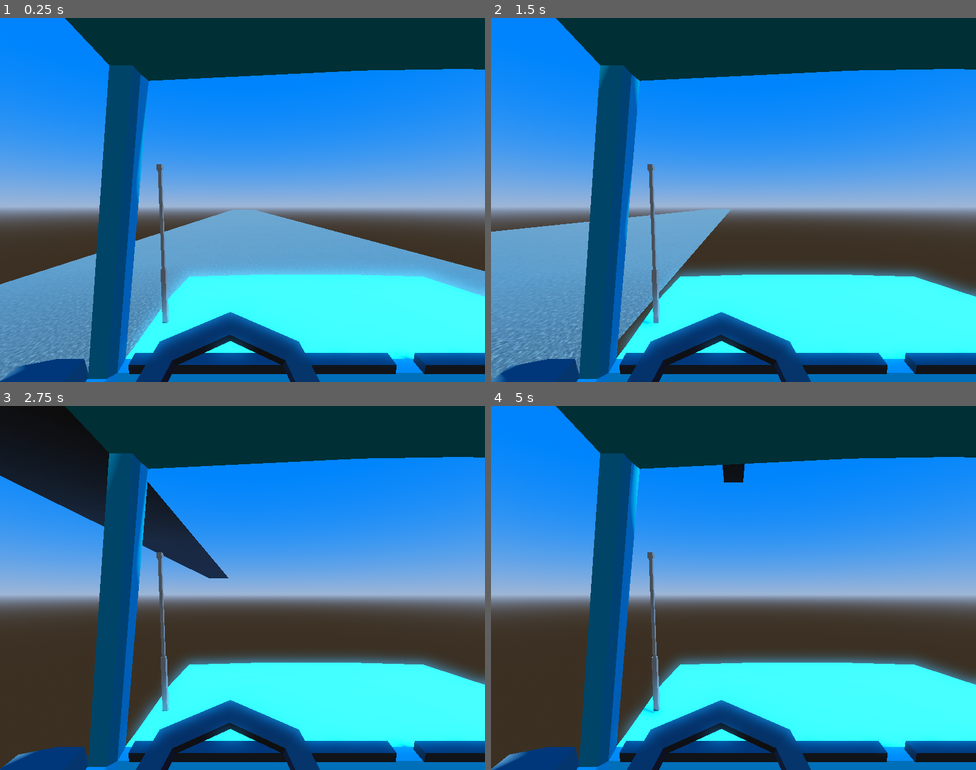
Above: before the commit, frames 1-4 (two rows, left to right).
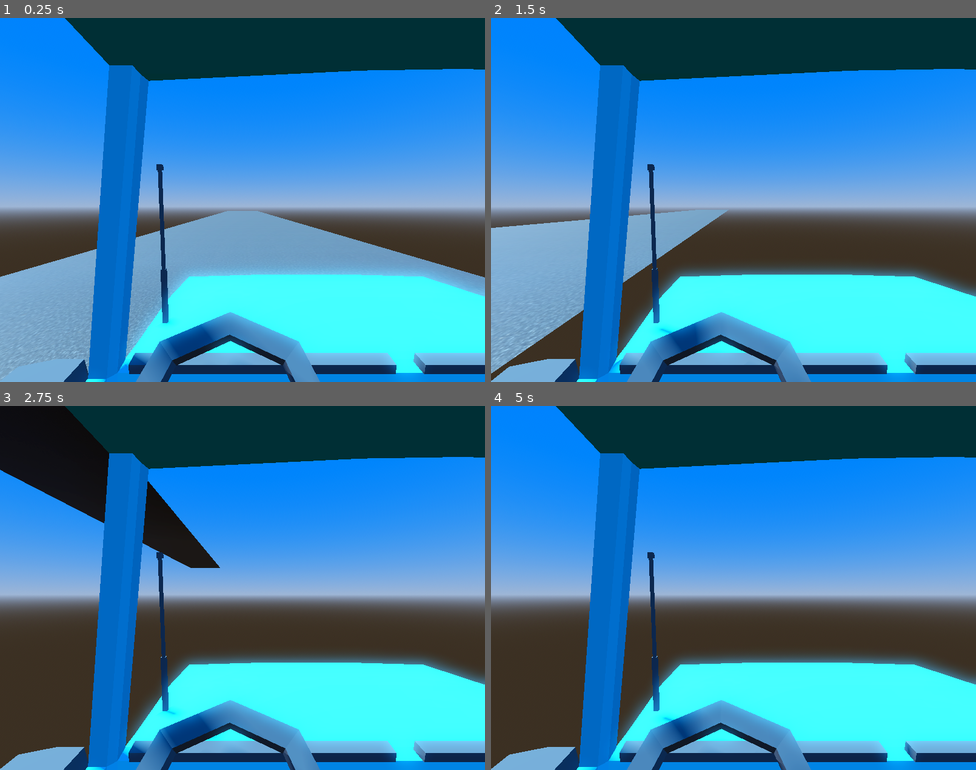
Above: after the commit, the same moments.

Repository: reo6/arcadetrucking
Game: Godot game, scene res://scenes/game.tscn
Same seed, same stepped clock (60 frames per second), same inputs: the game is played once before the commit and once after it.
Inputs:
- Up to frame 1 (0.25 s): no input
- Up to frame 2 (1.5 s): tap Enter at 0.5 s; hold D (turn_right) 0.53-1.28 s; hold S (move_backward) from 1.28 s (still down)
- Up to frame 3 (2.75 s): release S (move_backward) at 2.03 s; hold D (turn_right) from 2.03 s (still down)
- Up to frame 4 (5 s): release D (turn_right) at 2.78 s; hold W (move_forward) 2.78-3.53 s; hold A (turn_left) from 3.53 s (still down)

The runs differ from the first frame. In frame 1, 20% of the frame differs, in the area x 0-100%, y 13-100%; in frame 2, 23%; in frame 3, 16%; in frame 4, 15%.

Commit message:
Add RoadManager with a road generation script

Diff:
--- a/scenes/game.tscn
+++ b/scenes/game.tscn
@@ -1,6 +1,7 @@
-[gd_scene load_steps=8 format=3 uid="uid://d4ljkc7l57udr"]
+[gd_scene load_steps=9 format=3 uid="uid://d4ljkc7l57udr"]
 
-[ext_resource type="PackedScene" uid="uid://dtncvl5af4fhr" path="res://objects/road.glb" id="1_uwrxv"]
+[ext_resource type="Script" uid="uid://hufd4xlq7b6k" path="res://scripts/road_manager.gd" id="1_lbhrr"]
+[ext_resource type="PackedScene" uid="uid://mu3b314l3soy" path="res://scenes/road.tscn" id="1_lnu2h"]
 [ext_resource type="Script" uid="uid://cs0y5pe8qnj2r" path="res://scripts/player.gd" id="2_lnu2h"]
 [ext_resource type="PackedScene" uid="uid://cewenjpq8wbig" path="res://objects/testcar.glb" id="2_yqjtg"]
 
@@ -30,44 +31,18 @@
 transform = Transform3D(-0.866023, -0.433016, 0.250001, 0, 0.499998, 0.866027, -0.500003, 0.749999, -0.43301, 0, 0, 0)
 shadow_enabled = true
 
-[node name="RoadBlocks" type="Node3D" parent="."]
+[node name="RoadManager" type="Node3D" parent="." node_paths=PackedStringArray("player")]
+script = ExtResource("1_lbhrr")
+player = NodePath("../Player")
 
-[node name="Road" parent="RoadBlocks" instance=ExtResource("1_uwrxv")]
-transform = Transform3D(2, 0, 0, 0, 2, 0, 0, 0, 2, -10.549, 9.53674e-07, 0.0019331)
-
-[node name="Road2" parent="RoadBlocks" instance=ExtResource("1_uwrxv")]
-transform = Transform3D(2, 0, 0, 0, 2, 0, 0, 0, 2, 9.5, 0, 0)
-
-[node name="Road3" parent="RoadBlocks" instance=ExtResource("1_uwrxv")]
-transform = Transform3D(2, 0, 0, 0, 2, 0, 0, 0, 2, -50.613, 9.53674e-07, 0.0019331)
-
-[node name="Road4" parent="RoadBlocks" instance=ExtResource("1_uwrxv")]
-transform = Transform3D(2, 0, 0, 0, 2, 0, 0, 0, 2, -30.564, 0, 0)
-
-[node name="Road5" parent="RoadBlocks" instance=ExtResource("1_uwrxv")]
-transform = Transform3D(2, 0, 0, 0, 2, 0, 0, 0, 2, -89.5907, 9.53674e-07, 0.0019331)
-
-[node name="Road6" parent="RoadBlocks" instance=ExtResource("1_uwrxv")]
-transform = Transform3D(2, 0, 0, 0, 2, 0, 0, 0, 2, -69.5417, 0, 0)
-
-[node name="Road7" parent="RoadBlocks" instance=ExtResource("1_uwrxv")]
-transform = Transform3D(2, 0, 0, 0, 2, 0, 0, 0, 2, -129.655, 9.53674e-07, 0.0019331)
-
-[node name="Road8" parent="RoadBlocks" instance=ExtResource("1_uwrxv")]
-transform = Transform3D(2, 0, 0, 0, 2, 0, 0, 0, 2, -109.606, 0, 0)
+[node name="Road" parent="RoadManager" instance=ExtResource("1_lnu2h")]
 
 [node name="Player" type="CharacterBody3D" parent="."]
-transform = Transform3D(1, 0, 0, 0, 1, 0, 0, 0, 1, 0, 0, 0.449395)
+transform = Transform3D(-1, 0, -8.74228e-08, 0, 1, 0, 8.74228e-08, 0, -1, 0, 0, 0)
 script = ExtResource("2_lnu2h")
 
 [node name="TestCar" parent="Player" instance=ExtResource("2_yqjtg")]
 transform = Transform3D(1, 0, 0, 0, 1, 0, 0, 0, 1, 0, 9.53674e-07, -0.463639)
-
-[node name="FrontLeftWheel" type="Node3D" parent="Player/TestCar"]
-transform = Transform3D(1, 0, 0, 0, 1, 0, 0, 0, 1, -0.8, 0.3, 1.2)
-
-[node name="FrontRightWheel" type="Node3D" parent="Player/TestCar"]
-transform = Transform3D(1, 0, 0, 0, 1, 0, 0, 0, 1, 0.8, 0.3, 1.2)
 
 [node name="CollisionShape3D" type="CollisionShape3D" parent="Player"]
 transform = Transform3D(1, 0, 0, 0, 1, 0, 0, 0, 1, -0.279745, 1.10964, -0.462006)
--- /dev/null
+++ b/scenes/road.tscn
@@ -0,0 +1,8 @@
+[gd_scene load_steps=2 format=3 uid="uid://mu3b314l3soy"]
+
+[ext_resource type="PackedScene" uid="uid://dtncvl5af4fhr" path="res://objects/road.glb" id="1_mv8x7"]
+
+[node name="Road" type="Node3D"]
+
+[node name="RoadObject" parent="." instance=ExtResource("1_mv8x7")]
+transform = Transform3D(2, 0, 0, 0, 2, 0, 0, 0, 2, 0, 0, 0)
--- /dev/null
+++ b/scripts/road_manager.gd
@@ -0,0 +1,54 @@
+extends Node3D
+
+@export var player: CharacterBody3D
+@export var spawn_distance: float = 100.0
+@export var despawn_distance: float = 200.0
+
+var road_scene = preload("res://scenes/road.tscn")
+var roads = []
+var road_length: float
+
+func _ready():
+	# Calculate road length from existing instance
+	var temp_road = road_scene.instantiate()
+	# Get the MeshInstance3D from the road scene structure
+	var mesh_instance = temp_road.get_node("RoadObject") as MeshInstance3D
+	if mesh_instance:
+		var aabb = mesh_instance.mesh.get_aabb()
+		road_length = aabb.size.x * mesh_instance.scale.x
+	else:
+		push_error("Could not find RoadObject MeshInstance3D in road scene")
+		road_length = 20.0  # Fallback value
+	temp_road.queue_free()
+
+	# Initialize with existing road
+	var initial_road = $Road
+	roads.append(initial_road)
+
+func _process(delta):
+	if not player:
+		return
+
+	var player_x = player.global_position.x
+
+	# Spawn new roads ahead
+	var last_road = roads[-1]
+	var last_road_end = last_road.global_position.x + road_length
+	if player_x + spawn_distance > last_road_end:
+		spawn_road(last_road_end)
+
+	# Despawn old roads behind
+	for road in roads.duplicate():
+		var road_end = road.global_position.x + road_length
+		if player_x - road_end > despawn_distance:
+			despawn_road(road)
+
+func spawn_road(position_x: float):
+	var new_road = road_scene.instantiate()
+	new_road.global_position = Vector3(position_x, 0, 0)
+	add_child(new_road)
+	roads.append(new_road)
+
+func despawn_road(road: Node3D):
+	road.queue_free()
+	roads.erase(road)
Not shown, added: scripts/road_manager.gd.uid
